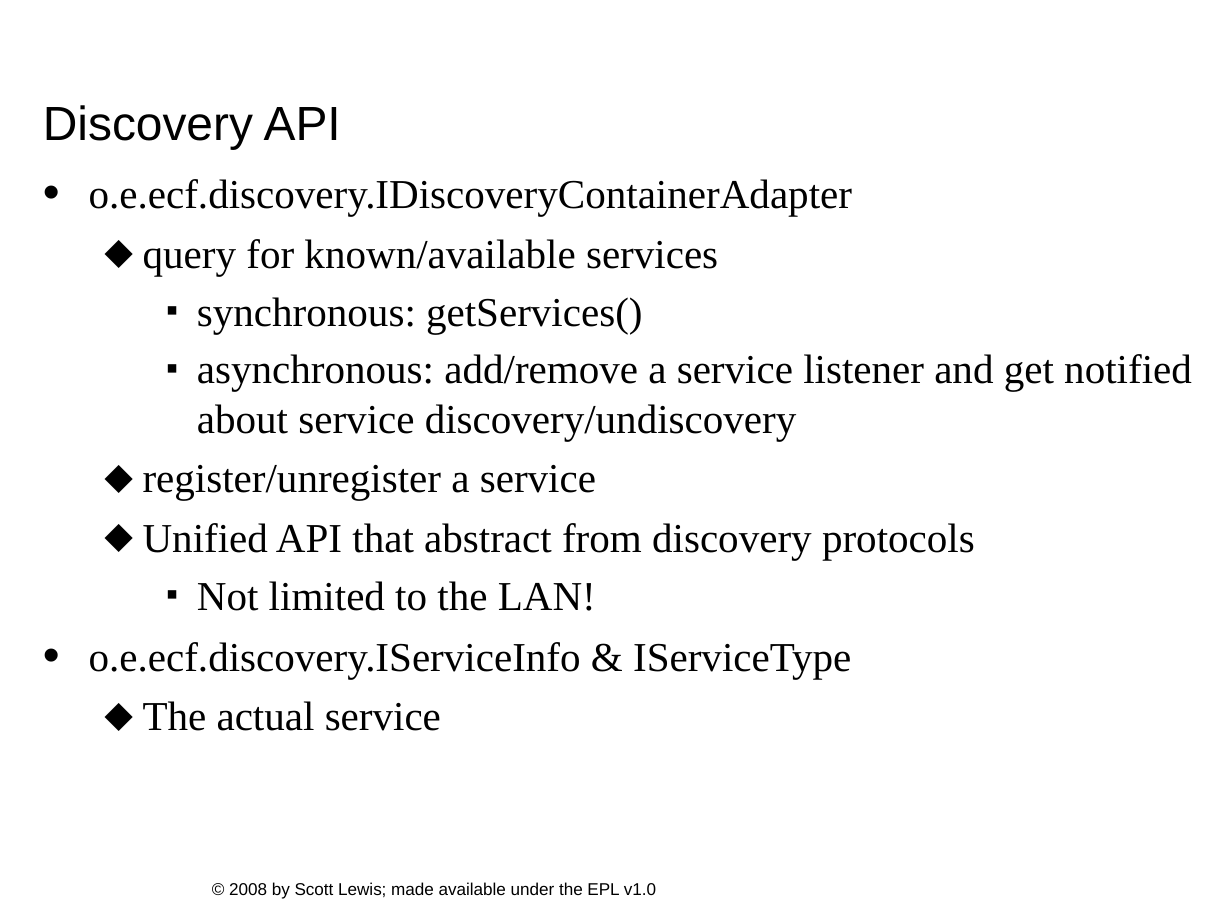
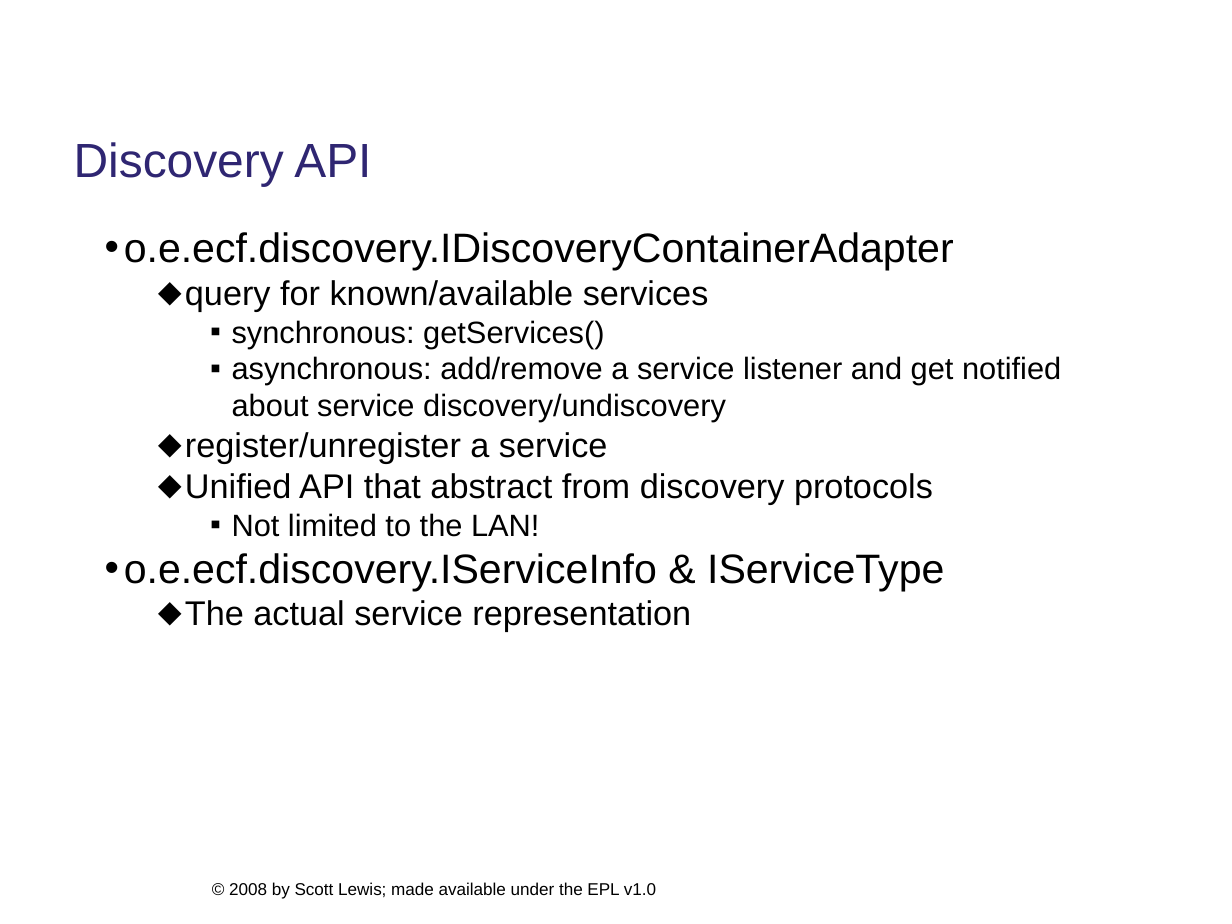
Before and after one commit to eclipse/ecf-website, a slide deck: slide 13 of presentations/eclipsecon2008/longtalk134/ecf_eclipsecon2008_134.ppt. Drawn at 1232x924 pixels with LibreOffice and Linux fonts; fonts in the diff are those of the drawing; background and template pictures are left out. Boxes give left, top, right and bottom in pixels: in the first picture for what was removed or moved away, otherwise in the second. Text is boxed around its words. In the diff, an @@ line names an element or a change of style, - is before the commit and + after.

```diff
--- a/presentations/eclipsecon2008/longtalk134/ecf_eclipsecon2008_134.ppt
+++ b/presentations/eclipsecon2008/longtalk134/ecf_eclipsecon2008_134.ppt
@@ title "Discovery API": place and size @@
-title "Discovery API" at <box>43,105,341,149</box>
+title "Discovery API" at <box>74,142,371,186</box>
@@ title "Discovery API" at <box>74,142,371,186</box>: text colour #000000 to #2F2672; line spacing 0.9 to 1 @@
@@ text "o.e.ecf.discovery.IDiscoveryContainerAdapter": place and size @@
-text "o.e.ecf.discovery.IDiscoveryContainerAdapter" at <box>89,179,1192,731</box>
+text "o.e.ecf.discovery.IDiscoveryContainerAdapter" at <box>124,232,1061,632</box>
@@ text at <box>124,232,1061,591</box>: font Times New Roman to Arial; size 24 to 20 pt in "query for known/available services", "register/unregister a service", "Unified API that abstract from discovery protocols"; size 24 to 18 pt in "synchronous: getServices()", "asynchronous: add/remove a service listener and get ...", "Not limited to the LAN!"; indent changed; less space between paragraphs @@
@@ text at <box>185,600,691,632</box>: text changed; size 24 to 20 pt; font Times New Roman to Arial @@
-  ⬥ The actual service
+  ⬥ The actual service representation
```
Also in this commit, not shown: 11 other slides changed, 1 other file.
